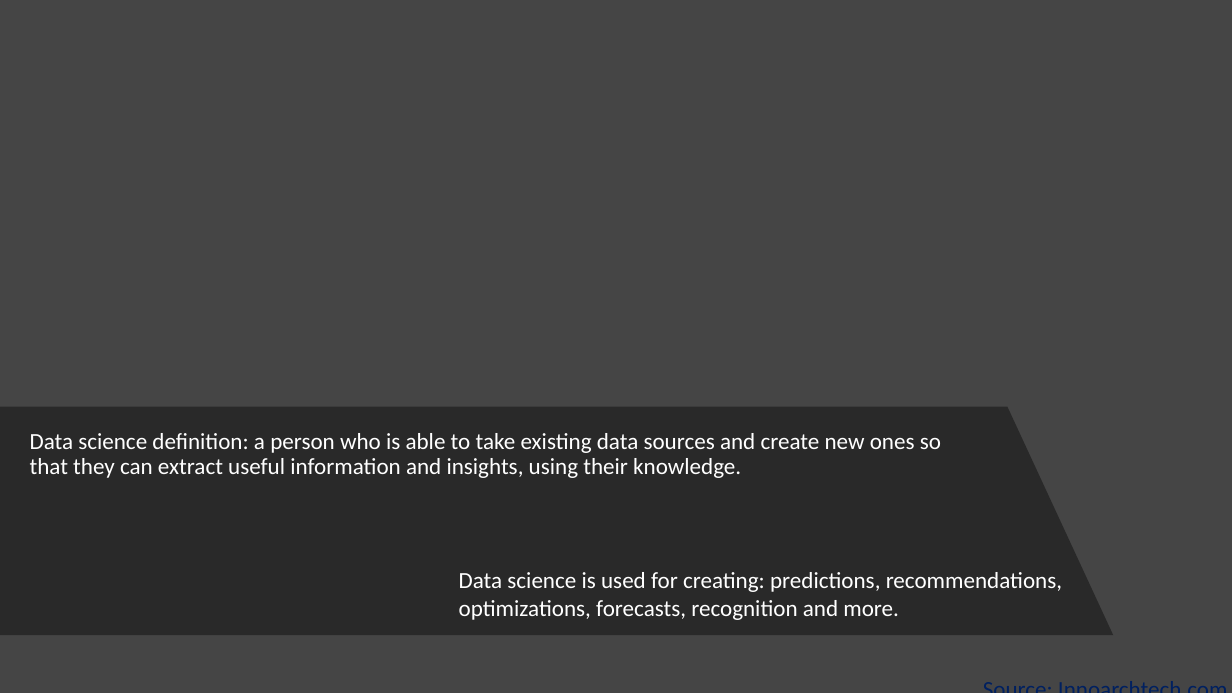
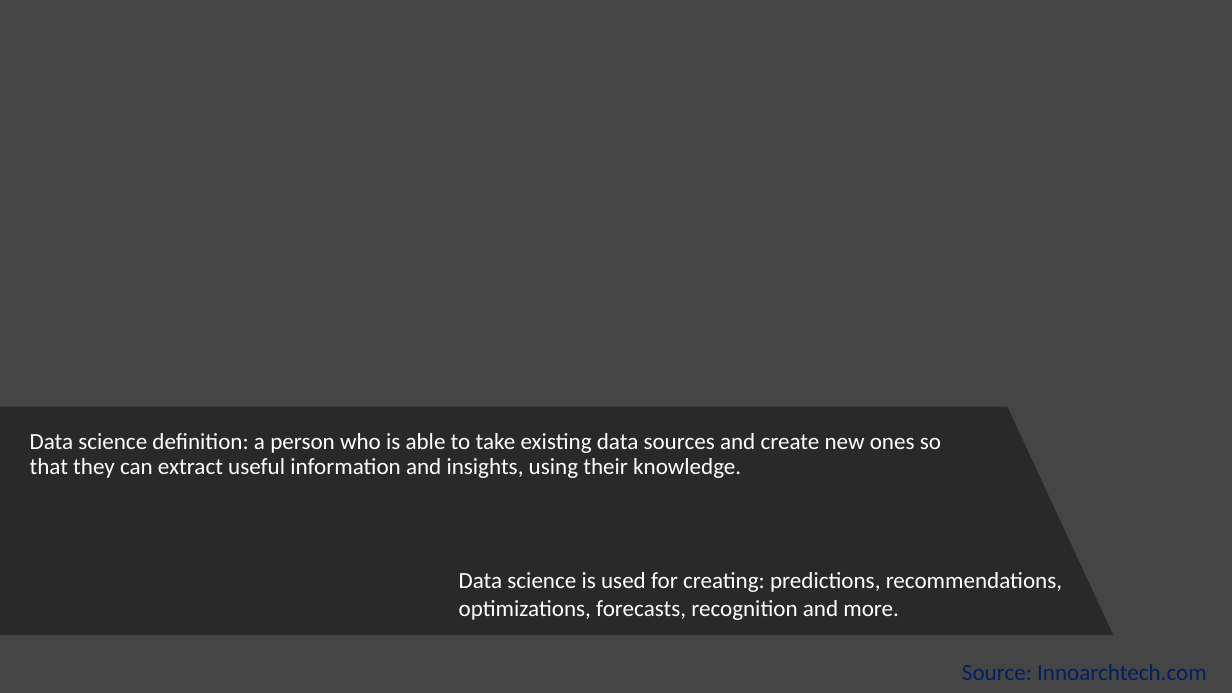
Before and after one commit to Draakedan/Intro_Data_Science_AH, a slide deck: slide 1 of sheet what is data science.pptx. Drawn at 1232x693 pixels with LibreOffice and Linux fonts; fonts in the diff are those of the drawing; background and template pictures are left out. Boxes give left, top, right and bottom in pixels: in the first picture for what was removed or moved away, otherwise in the second. Text is boxed around its words. In the diff, an @@ line names an element or a change of style, - is before the commit and + after.

Commit message:
[Edit] Les 1 - what is data science assingment
fixed placement issue with source

```diff
--- a/sheet what is data science.pptx
+++ b/sheet what is data science.pptx
@@ text "Source: Innoarchtech.com" rewrapped from (x1=974, y1=670, x2=1232, y2=693) to (x1=962, y1=664, x2=1207, y2=680) @@
```
